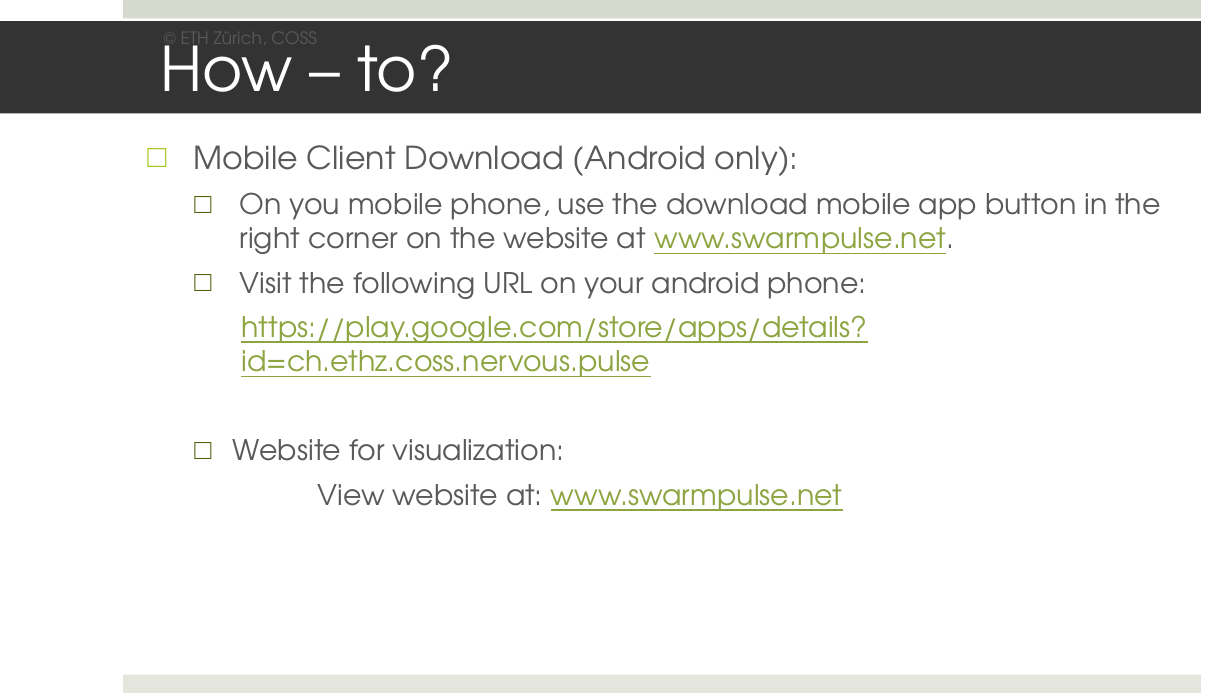
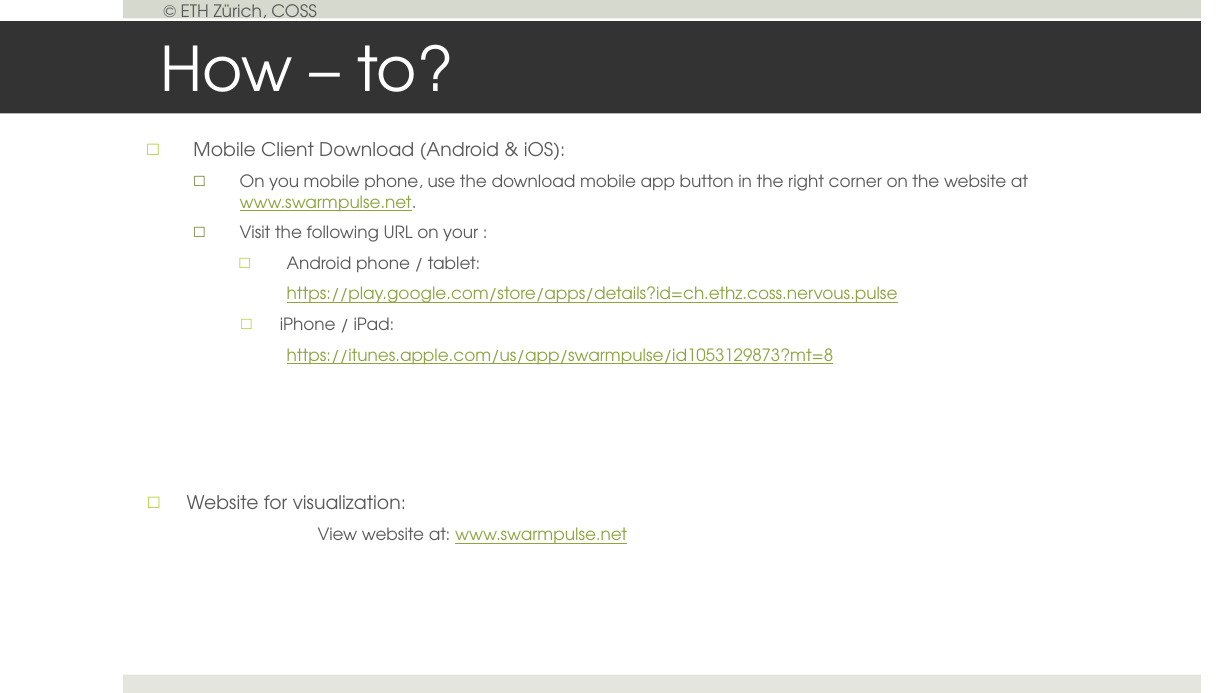
Before and after one commit to mistelip/SwarmPulse, a slide deck: slide 6 of Documents/presentation.pptx. Drawn at 1232x693 pixels with LibreOffice and Linux fonts; fonts in the diff are those of the drawing. Boxes give left, top, right and bottom in pixels: in the first picture for what was removed or moved away, otherwise in the second. Text is boxed around its words. In the diff, an @@ line names an element or a change of style, - is before the commit and + after.

```diff
--- a/Documents/presentation.pptx
+++ b/Documents/presentation.pptx
@@ text "© ETH Zürich, COSS" rewrapped from [181,24,316,53] to [181,4,316,26] @@
@@ text at [193,142,566,160]: text changed; size 18.5 to 11 pt @@
-□ Mobile Client Download (Android only):
+□ Mobile Client Download (Android & iOS):
@@ text at [187,174,1028,544]: size 16.6 to 9.9 pt in "On you mobile phone, use the download ...", "https://play.google.com/store/apps/details?id=ch.ethz.coss.n ...", "View website at: www.swarmpulse.net"; size 16.6 to 11 pt in "Website for visualization:"; list level 3 to 4 in "https://play.google.com/store/apps/details?id=ch.ethz.coss.n ..."; list level 2 to 1 in "Website for visualization:"; bullet colour #51640B to #A2C816 @@
@@ text at [240,225,480,272]: text changed; size 16.6 to 9.9 pt @@
-  □ Visit the following URL on your android phone:
+  □ Visit the following URL on your :
+    □ Android phone / tablet:
@@ text at [280,317,834,365]: paragraphs added @@
+    □ iPhone / iPad:
+      https://itunes.apple.com/us/app/swarmpulse/id1053129873?mt=8
```
Also in this commit, not shown: 4 other slides changed, 8 other files.
